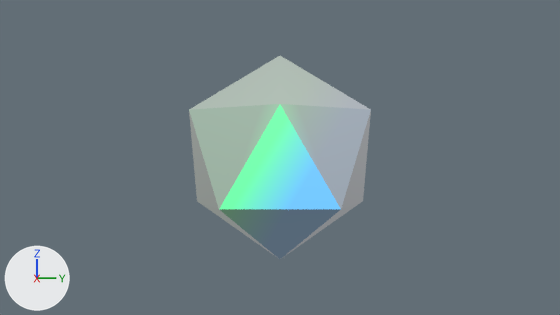
What one commit did to the Blender file data.blend.
Both versions are drawn from the file's camera 'Camera'. Every picture has the same lights, and +X, +Y and +Z are marked at lower left.
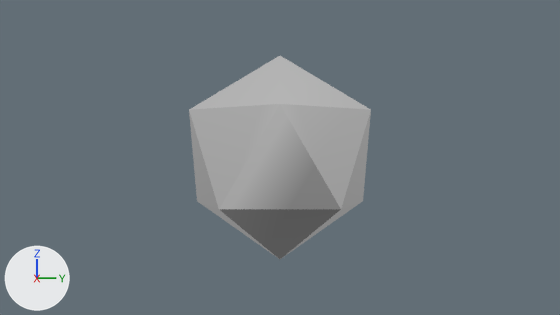
The change, as a list of edits to the scene's bpy script:
```text
Change mat_material_017:
    remove # nodes: Attribute, BsdfAnisotropic, CameraData, Emission, LayerWeight, Mapping, Mix x2, MixShader, OutputMaterial, SeparateXYZ, ValToRGB x2
    remove # colours: light grey #d5d5d5, black #1b1b1b, black #060606, white #fefefe, cyan #00ffff, cyan #00b6ff, green #00ff91
    nodes: Attribute x2, BsdfAnisotropic, CameraData, Emission, LayerWeight, Mapping, Mix x4, MixShader, OutputMaterial, SeparateXYZ, ValToRGB x3
    colours: light grey #d5d5d5, black #1b1b1b, black #060606, light grey #dfdfdf, cyan #00ffff, black #2c2c2c, grey #7f7f7f, cyan #00b6ff
Change mat_material_014:
    remove # nodes: Attribute, BsdfAnisotropic, CameraData, Emission, LayerWeight, Mapping, Mix x2, MixShader, OutputMaterial, SeparateXYZ, ValToRGB x2
    remove # colours: light grey #d5d5d5, black #1b1b1b, black #060606, white #fefefe, cyan #00ffff, cyan #00b6ff, green #00ff91
    nodes: Attribute x2, BsdfAnisotropic, CameraData, Emission, LayerWeight, Mapping, Mix x4, MixShader, OutputMaterial, SeparateXYZ, ValToRGB x3
    colours: light grey #d5d5d5, black #1b1b1b, black #060606, light grey #dfdfdf, cyan #00ffff, black #2c2c2c, grey #7f7f7f, cyan #00b6ff
Change mat_material_013:
    remove # nodes: Attribute, BsdfAnisotropic, CameraData, Emission, LayerWeight, Mapping, Mix x2, MixShader, OutputMaterial, SeparateXYZ, ValToRGB x2
    remove # colours: light grey #d5d5d5, black #1b1b1b, black #060606, white #fefefe, cyan #00ffff, cyan #00b6ff, green #00ff91
    nodes: Attribute x2, BsdfAnisotropic, CameraData, Emission, LayerWeight, Mapping, Mix x4, MixShader, OutputMaterial, SeparateXYZ, ValToRGB x3
    colours: light grey #d5d5d5, black #1b1b1b, black #060606, light grey #dfdfdf, cyan #00ffff, black #2c2c2c, grey #7f7f7f, cyan #00b6ff
Change mat_material_012:
    remove # nodes: Attribute, BsdfAnisotropic, CameraData, Emission, LayerWeight, Mapping, Mix x2, MixShader, OutputMaterial, SeparateXYZ, ValToRGB x2
    remove # colours: light grey #d5d5d5, black #1b1b1b, black #060606, white #fefefe, cyan #00ffff, cyan #00b6ff, green #00ff91
    nodes: Attribute x2, BsdfAnisotropic, CameraData, Emission, LayerWeight, Mapping, Mix x4, MixShader, OutputMaterial, SeparateXYZ, ValToRGB x3
    colours: light grey #d5d5d5, black #1b1b1b, black #060606, light grey #dfdfdf, cyan #00ffff, black #2c2c2c, grey #7f7f7f, cyan #00b6ff
```

Changed parts and their boxes [x1, y1, x2, y2] in the pictures (560 x 315 px):
'Icosphere.013', recoloured: [220, 105, 340, 209] in both
'Icosphere.014', recoloured: [280, 104, 371, 209] in both
'Icosphere.012', recoloured: [189, 104, 280, 209] in both
'Icosphere.017', recoloured (blue to grey): [219, 209, 341, 259] in both
